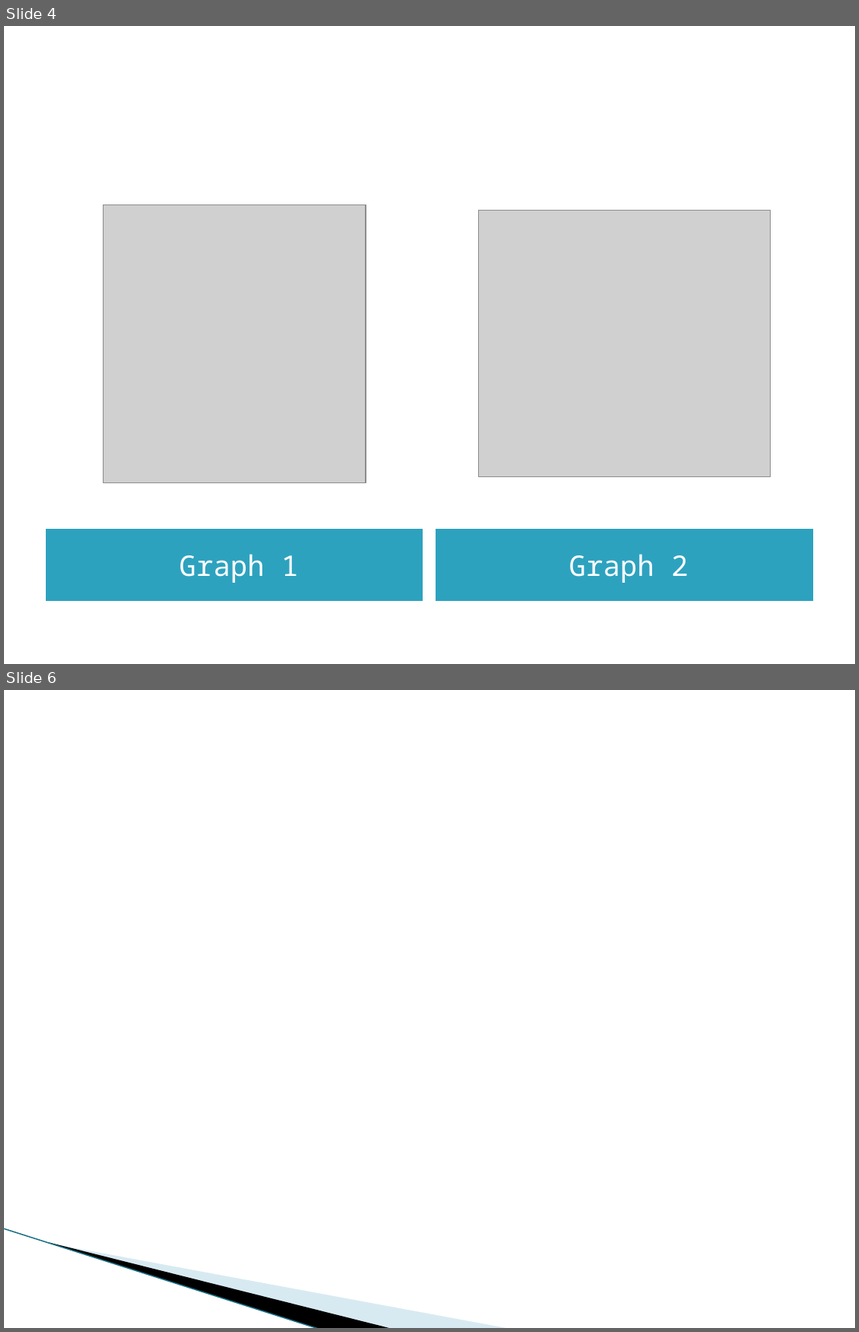
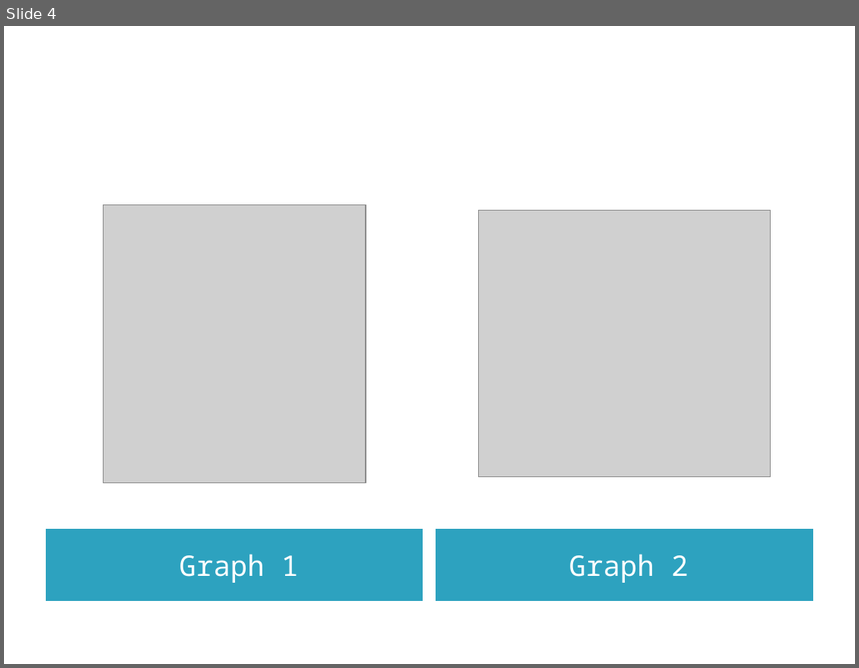
Before and after one commit to kjrcda/recursive-bit-string-isomorphism, a slide deck: Solving Graph Isomorphism with Minimum Bit Strings.pptx. Shown one above the other, each under a label of ours: slides 4 and 6 before the commit, slide 4 after it; the slides between them are not shown. The pictures are 859x1332 and 859x668 pixels, drawn with LibreOffice and Linux fonts; fonts in the diff are those of the drawing; grey boxes stand for pictures; background and template pictures are left out. Boxes give left, top, right and bottom in pixels: in the first picture for what was removed or moved away, otherwise in the second. Text is boxed around its words. In the diff, an @@ line names an element or a change of style, - is before the commit and + after.

```diff
--- a/Solving Graph Isomorphism with Minimum Bit Strings.pptx
+++ b/Solving Graph Isomorphism with Minimum Bit Strings.pptx
@@ slide 6 removed at (4,690,855,1328), background #FFFFFF @@
@@ line removed from (4, 1229) to (320, 1328) @@
@@ freeform shape removed at (49,1243,393,1328) @@
@@ freeform shape removed at (51,1243,510,1328) @@
```
Also in this commit, not shown: 3 slides changed, 6 slides added, 1 other slide removed.
